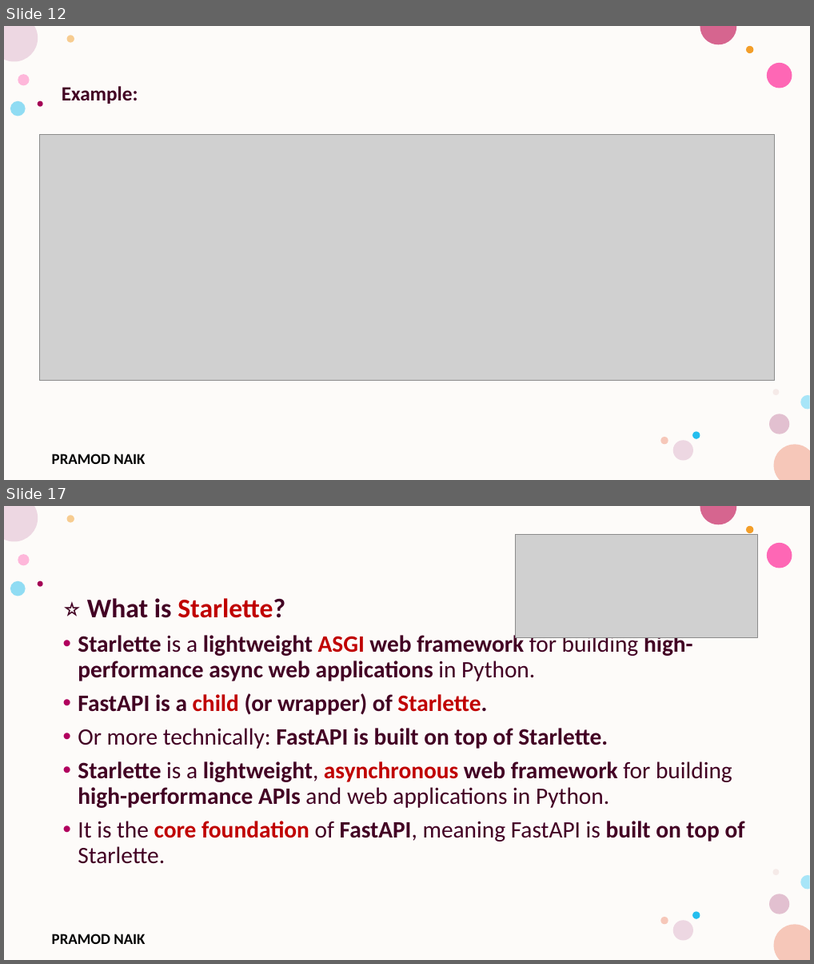
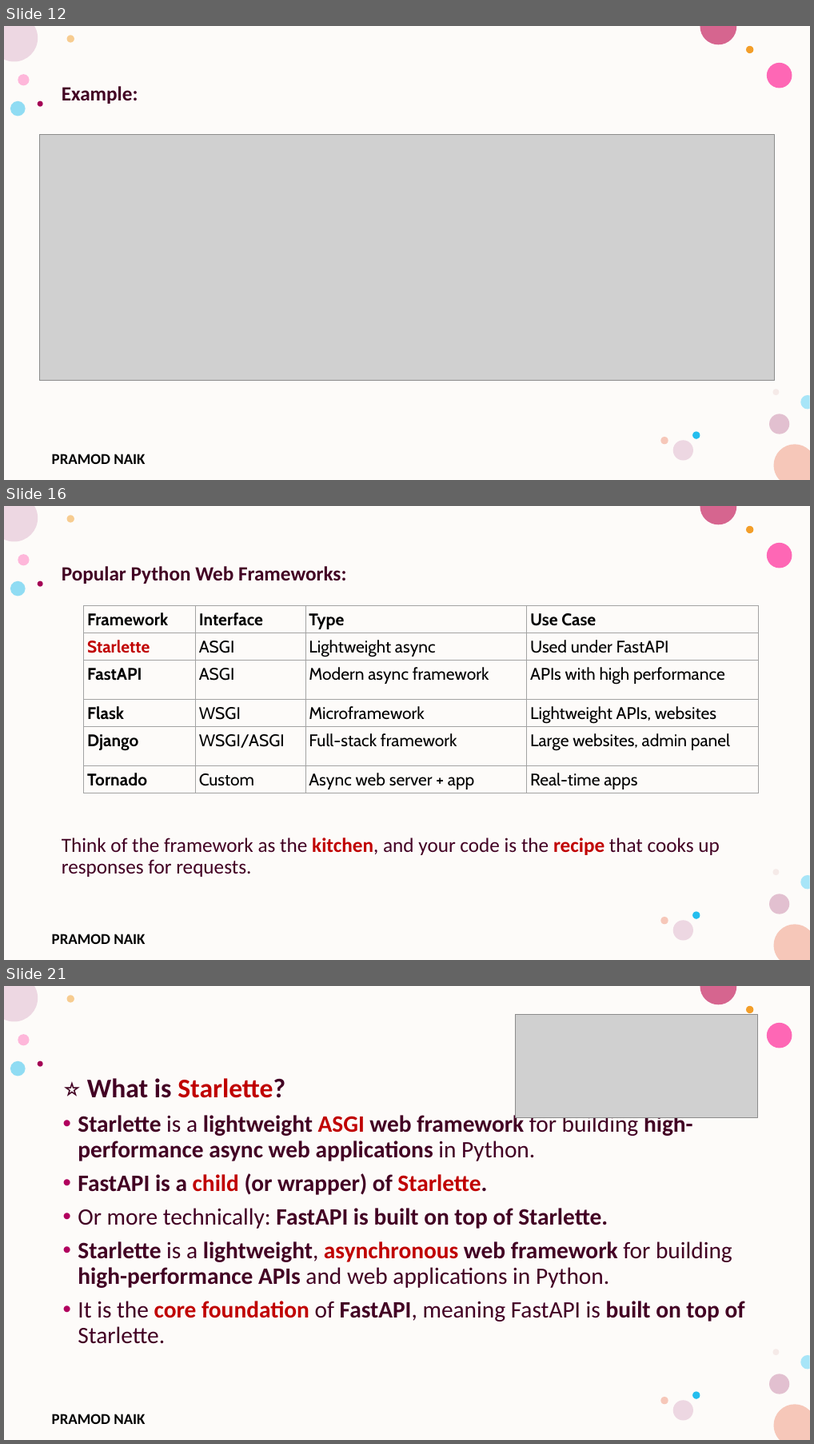
Before and after one commit to PRAMODNAIK-DEV/Backend-Dev-using-Python-FastAPI, a slide deck: FastAPI/Introduction to FastAPI.pptx. Shown one above the other, each under a label of ours: slides 12 and 17 before the commit, slides 12, 16 and 21 after it; the slides between them are not shown. The pictures are 814x964 and 814x1444 pixels, drawn with LibreOffice and Linux fonts; fonts in the diff are those of the drawing; grey boxes stand for pictures; background and template pictures are left out. Boxes give left, top, right and bottom in pixels: in the first picture for what was removed or moved away, otherwise in the second. Text is boxed around its words. In the diff, an @@ line names an element or a change of style, - is before the commit and + after.

```diff
--- a/FastAPI/Introduction to FastAPI.pptx
+++ b/FastAPI/Introduction to FastAPI.pptx
@@ slide 16 added at (4, 506, 810, 960), background #FFFFFF; not listed: 17 template elements that a slide beside it also shows @@
@@ text added at (62, 566, 719, 876), 24 pt, text #420023 @@
+Popular Python Web Frameworks:
+Think of the framework as the kitchen, and your code is the recipe that cooks up responses for requests.
@@ table added at (84, 606, 759, 792), 6 rows, 4 columns @@
+Framework | Interface | Type | Use Case
+Starlette | ASGI | Lightweight async | Used under FastAPI
+FastAPI | ASGI | Modern async framework | APIs with high performance
+Flask | WSGI | Microframework | Lightweight APIs, websites
+Django | WSGI/ASGI | Full-stack framework | Large websites, admin panel
+Tornado | Custom | Async web server + app | Real-time apps
@@ what was slide 17 is now slide 21 @@
```
Also in this commit, not shown: 6 slides changed, 26 other slides added, 5 slides removed, 2 other files.
